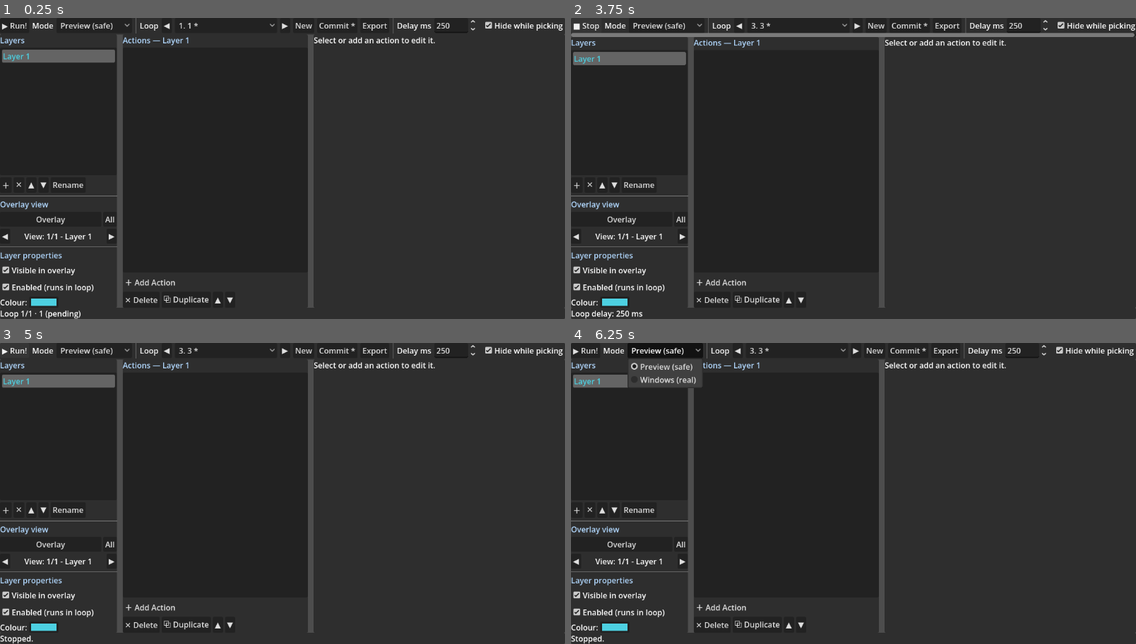
Above: before the commit, frames 1-4 (two rows, left to right).
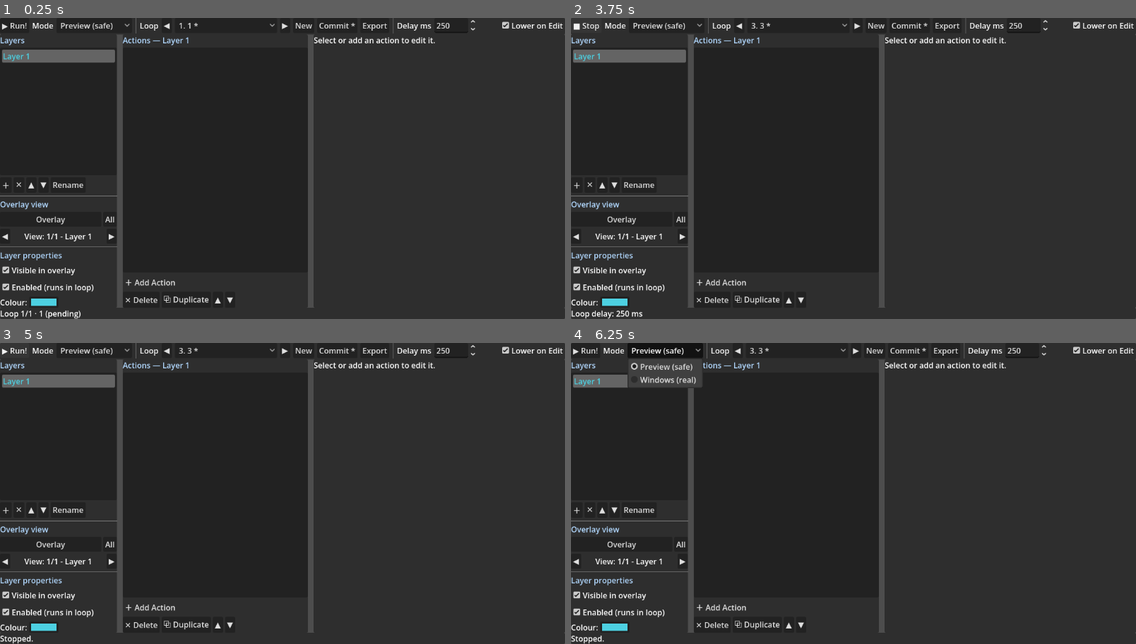
Above: after the commit, the same moments.

Repository: wasitworthitdev/loop-automator-contributor-step
Game: Godot game, scene res://scenes/main.tscn
Same seed, same stepped clock (60 frames per second), same inputs: the game is played once before the commit and once after it.
Inputs (mouse positions are in pixels of both pictures, inside the frame that each line leads up to):
- Up to frame 1 (0.25 s): no input
- Up to frame 2 (3.75 s): click (1096, 24) at 0.5 s, where only the run before the commit has a clickable "Hide while picking"; click (1102, 24) at 1.25 s, where only the run after the commit has a clickable "Lower on Edit"; click "New" at 2 s; click "New" at 2.75 s; click "▶ Run!" at 3.5 s
- Up to frame 3 (5 s): click "■ Stop" at 4.25 s
- Up to frame 4 (6.25 s): tap Enter at 5 s; move the mouse to (977, 478) at 5.02 s; hold Right 5.03-5.75 s; tap 1 at 5.1 s; click (977, 478) at 5.17 s; click "Preview (safe)" at 5.75 s

The runs differ from the first frame. In frame 1, 0.2% of the frame differs, in the area x 85-100%, y 1-5%; in frame 2, 2.5%, in the area x 0-100%, y 1-16%; in frame 3, 0.2%; in frame 4, 0.2%.

Commit message:
Rename the pick option to Lower on Edit; skip it when embedded in the editor
Minimising the builder while the game runs embedded in the editor's Game
tab (the default when playing from Godot 4.4+) only blanks that panel and
leaves the editor covering the desktop, which reads as the screen going
black for the whole pick. Grey the option out in that case, checked at
startup (deferred: embedding is only reported once the window is
parented) and again at each pick.

Also shorten the tooltips.

Diff:
--- a/scripts/main.gd
+++ b/scripts/main.gd
@@ -26,7 +26,7 @@
 var save_btn: Button
 var export_btn: Button
 var load_btn: Button
-var hide_on_pick_check: CheckBox
+var lower_on_edit_check: CheckBox
 var _ui_root: VBoxContainer
 var _main_split: HSplitContainer
 var _edit_lock_blocker: ColorRect
@@ -220,13 +220,16 @@
 	var spacer := Control.new()
 	spacer.size_flags_horizontal = Control.SIZE_EXPAND_FILL
 	hb.add_child(spacer)
-	hide_on_pick_check = CheckBox.new()
-	hide_on_pick_check.text = "Hide while picking"
-	hide_on_pick_check.focus_mode = Control.FOCUS_NONE
-	hide_on_pick_check.tooltip_text = "Minimise this window while picking a point, rect or colour on screen, so the desktop underneath is visible. It comes back when the pick ends."
-	hide_on_pick_check.button_pressed = _load_setting("hide_builder_while_picking", true)
-	hide_on_pick_check.toggled.connect(func(v): _save_setting("hide_builder_while_picking", v))
-	hb.add_child(hide_on_pick_check)
+	lower_on_edit_check = CheckBox.new()
+	lower_on_edit_check.text = "Lower on Edit"
+	lower_on_edit_check.focus_mode = Control.FOCUS_NONE
+	lower_on_edit_check.tooltip_text = "Minimise this window while you pick on screen."
+	lower_on_edit_check.button_pressed = _load_setting("lower_on_edit", true)
+	lower_on_edit_check.toggled.connect(func(v): _save_setting("lower_on_edit", v))
+	hb.add_child(lower_on_edit_check)
+	# Embedding is only reported once the window has been parented, so check
+	# again a moment after startup (and at every pick).
+	_refresh_lower_on_edit_check.call_deferred()
 
 	# Let the toolbar scroll horizontally instead of pushing items off-screen
 	# on narrow windows.
@@ -644,7 +647,7 @@
 		# Pick a point and read its colour only; the rect stays where it is.
 		_begin_point_pick(func(g: Vector2i):
 			_sample_color_into(a, g), true))
-	just.tooltip_text = "Click a point on screen to sample its colour (the cursor ring previews it). The rect is left untouched."
+	just.tooltip_text = "Sample a colour on screen without moving the rect."
 	row.add_child(just)
 	var pick := _grab_button("🎯 Pick & sample", func():
 		_begin_point_pick(func(g: Vector2i):
@@ -654,7 +657,7 @@
 			a.y = g.y - a.h / 2
 			# Read the *true* screen colour (overlay hidden) into a.color.
 			_sample_color_into(a, g)))
-	pick.tooltip_text = "Click a point on screen; the rect is centred on it and its colour sampled."
+	pick.tooltip_text = "Centre the rect on a point and sample its colour."
 	row.add_child(pick)
 	editor_box.add_child(row)
 
@@ -772,7 +775,10 @@
 	status_label.text = "Pick on screen — left-click to set, right-click / Esc to cancel."
 	picker.begin_pick(kind, sample_colors)
 	# Get the builder out of the way so the desktop it was covering is visible.
-	if hide_on_pick_check.button_pressed:
+	_refresh_lower_on_edit_check()
+	if lower_on_edit_check.button_pressed and lower_on_edit_check.disabled:
+		status_label.text += "  (Lower on Edit is unavailable while embedded in the editor.)"
+	if lower_on_edit_check.button_pressed and not lower_on_edit_check.disabled:
 		var win := get_window()
 		_builder_prev_mode = win.mode
 		_builder_hidden_for_pick = true
@@ -796,6 +802,20 @@
 	# it has the pixel; bringing it back now could put it over the target.
 	if not _sample_pending:
 		_restore_builder_after_pick()
+
+
+## Lower on Edit can't work while the game runs embedded in the editor's Game
+## tab: minimising the (child) window just blanks that panel, and the editor
+## keeps covering the desktop anyway. Grey the option out in that case.
+func _refresh_lower_on_edit_check() -> void:
+	var embedded := Engine.is_embedded_in_editor()
+	if lower_on_edit_check.disabled == embedded:
+		return
+	lower_on_edit_check.disabled = embedded
+	if embedded:
+		lower_on_edit_check.tooltip_text = "Unavailable while the game is embedded in the Godot editor (Game tab → turn off Embed Game on Next Play)."
+	else:
+		lower_on_edit_check.tooltip_text = "Minimise this window while you pick on screen."
 
 
 ## Bring the builder back (if it was minimised for the pick) and refocus it.
Not shown, changed: README.md
